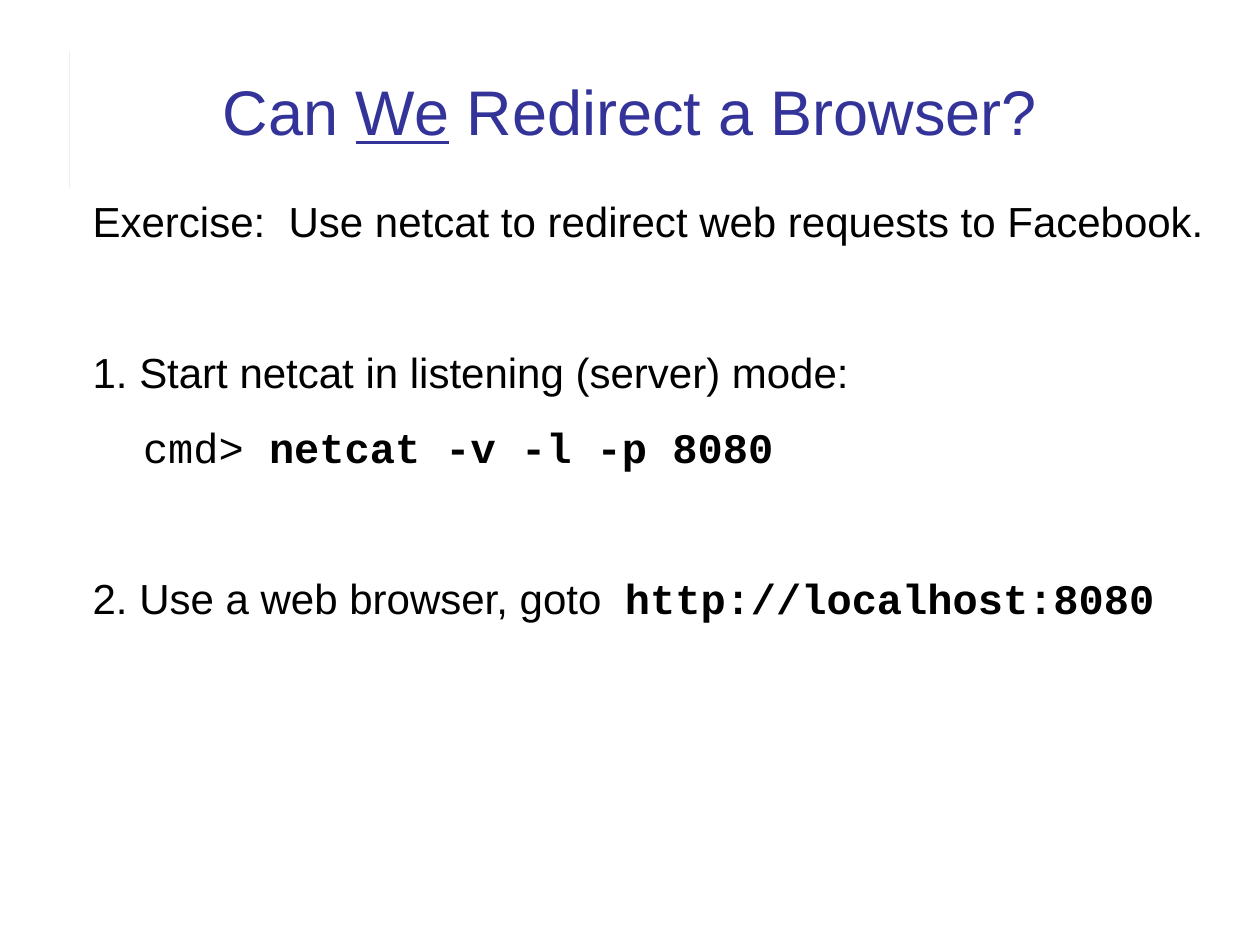
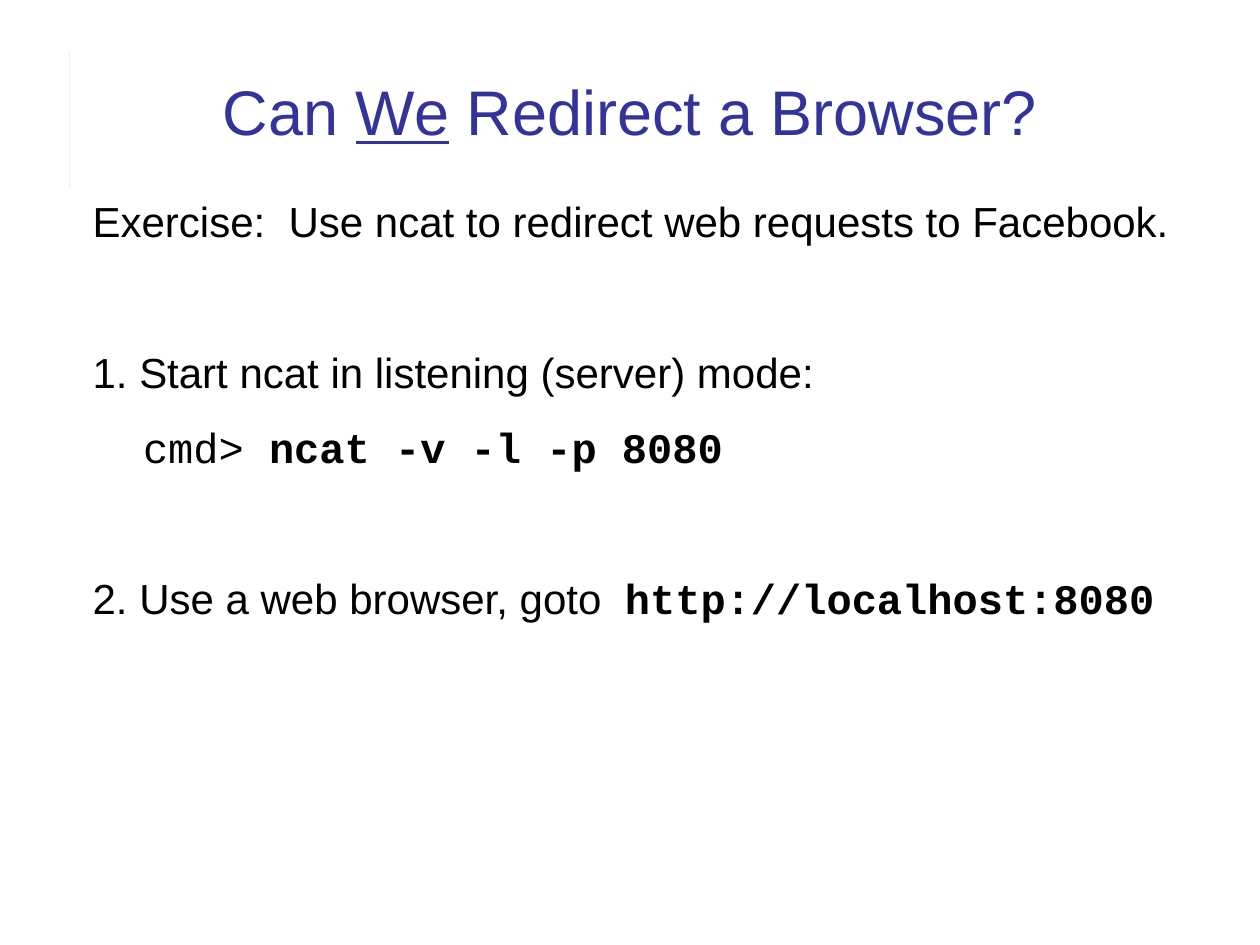
Before and after one commit to cpske/ISP, a slide deck: slide 15 of web/HTTP-in-Action.ppt (slide 13 before the commit). Drawn at 1260x945 pixels with LibreOffice and Linux fonts; fonts in the diff are those of the drawing. Boxes give left, top, right and bottom in pixels: in the first picture for what was removed or moved away, otherwise in the second. Text is boxed around its words. In the diff, an @@ line names an element or a change of style, - is before the commit and + after.

Commit message:
updates to HTTP exercise

```diff
--- a/web/HTTP-in-Action.ppt
+++ b/web/HTTP-in-Action.ppt
@@ text at (x1=93, y1=206, x2=1168, y2=472): text changed @@
-Exercise: Use netcat to redirect web requests to Facebook.
-1. Start netcat in listening (server) mode:
-cmd> netcat -v -l -p 8080
+Exercise: Use ncat to redirect web requests to Facebook.
+1. Start ncat in listening (server) mode:
+cmd> ncat -v -l -p 8080
```
Also in this commit, not shown: 11 other slides changed, 3 slides added, 3 other files.
